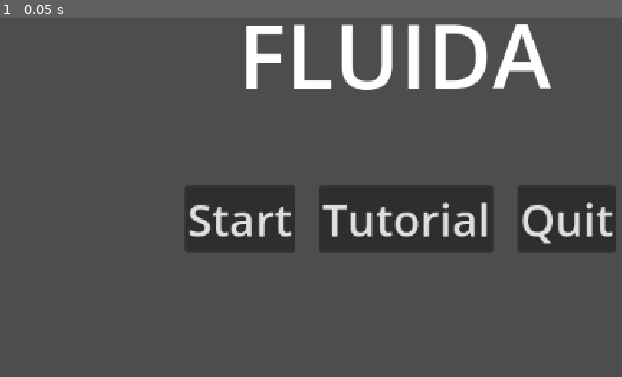
Above: before the commit, frame 1.
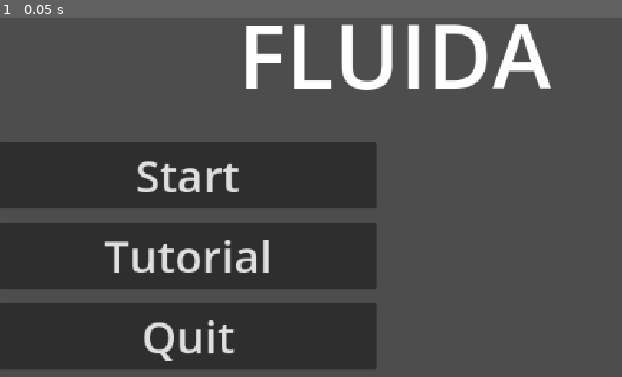
Above: after the commit, the same moment.

Repository: zeroburst04-ops/FLUIDA
Game: Godot game, scene res://Main_Menu/main_menu.tscn
The game is run twice, just before and just after one commit, with the same random seed, the same clock (stepped at 60 frames per second) and the same inputs.
Inputs:
- Up to frame 1 (0.05 s): no input

The runs differ from the first frame. In frame 1, 37% of the frame differs, in the area x 0-100%, y 34-98%.

Commit message:
Moved the buttons

Diff:
--- a/Main_Menu/main_menu.tscn
+++ b/Main_Menu/main_menu.tscn
@@ -23,41 +23,33 @@
 theme_override_font_sizes/normal_font_size = 128
 text = "FLUIDA"
 
-[node name="HBoxContainer" type="HBoxContainer" parent="." unique_id=813775324]
-layout_mode = 1
-anchors_preset = 8
-anchor_left = 0.5
-anchor_top = 0.5
-anchor_right = 0.5
-anchor_bottom = 0.5
-offset_left = -279.5
-offset_top = -48.0
-offset_right = 279.5
-offset_bottom = 48.0
-grow_horizontal = 2
-grow_vertical = 2
-theme_override_constants/separation = 35
+[node name="VBoxContainer" type="VBoxContainer" parent="." unique_id=498992265]
+layout_mode = 0
+offset_top = 213.0
+offset_right = 542.0
+offset_bottom = 541.0
+theme_override_constants/separation = 20
 
-[node name="Start_Button" type="Button" parent="HBoxContainer" unique_id=636712789]
+[node name="Start_Button" type="Button" parent="VBoxContainer" unique_id=636712789]
 layout_mode = 2
 theme_override_font_sizes/font_size = 64
 text = "Start
 "
 
-[node name="Tutorial_Button" type="Button" parent="HBoxContainer" unique_id=1356985776]
+[node name="Tutorial_Button" type="Button" parent="VBoxContainer" unique_id=1356985776]
 layout_mode = 2
 theme_override_font_sizes/font_size = 64
 text = "Tutorial
 
 "
 
-[node name="Quit_Button" type="Button" parent="HBoxContainer" unique_id=1862624043]
+[node name="Quit_Button" type="Button" parent="VBoxContainer" unique_id=1862624043]
 layout_mode = 2
 theme_override_font_sizes/font_size = 64
 text = "Quit
 
 "
 
-[connection signal="pressed" from="HBoxContainer/Start_Button" to="." method="_on_start_button_pressed"]
-[connection signal="pressed" from="HBoxContainer/Tutorial_Button" to="." method="_on_tutorial_button_pressed"]
-[connection signal="pressed" from="HBoxContainer/Quit_Button" to="." method="_on_quit_button_pressed"]
+[connection signal="pressed" from="VBoxContainer/Start_Button" to="." method="_on_start_button_pressed"]
+[connection signal="pressed" from="VBoxContainer/Tutorial_Button" to="." method="_on_tutorial_button_pressed"]
+[connection signal="pressed" from="VBoxContainer/Quit_Button" to="." method="_on_quit_button_pressed"]
